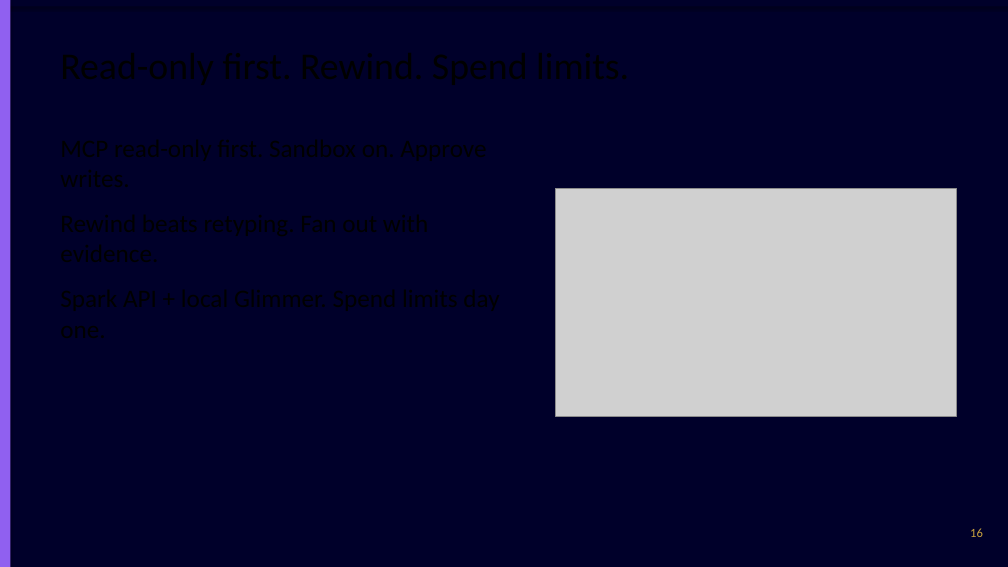
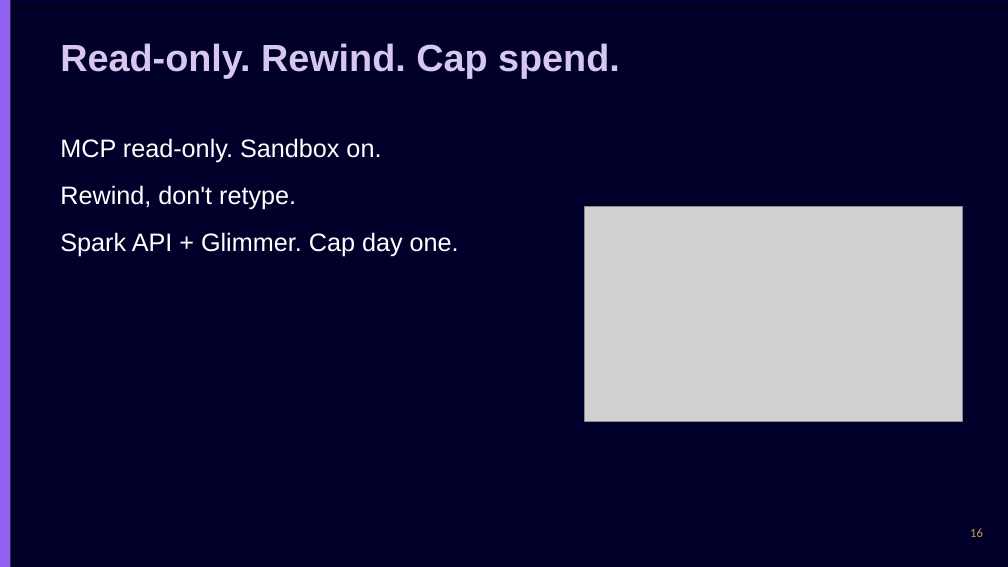
Before and after one commit to chasko-labs/nfl-big-data-bowl-2027, a slide deck: slide 16 of deck/unified.pptx. Drawn at 1008x567 pixels with LibreOffice and Linux fonts; fonts in the diff are those of the drawing; grey boxes stand for pictures. Boxes give left, top, right and bottom in pixels: in the first picture for what was removed or moved away, otherwise in the second. Text is boxed around its words. In the diff, an @@ line names an element or a change of style, - is before the commit and + after.

Commit message:
deck: explicit AAA colors, wrap on, short lines, two-column layout

```diff
--- a/deck/unified.pptx
+++ b/deck/unified.pptx
@@ text added at (60, 43, 620, 79), 36 pt, text #D7C7EE, bold @@
+Read-only. Rewind. Cap spend.
@@ text added at (60, 138, 459, 257), 24 pt, text #FFFFFF @@
+MCP read-only. Sandbox on.
+Rewind, don't retype.
+Spark API + Glimmer. Cap day one.
@@ picture: place and size @@
-picture at (556, 188, 957, 417)
+picture at (585, 206, 963, 422)
```
Also in this commit, not shown: 16 other slides changed.
